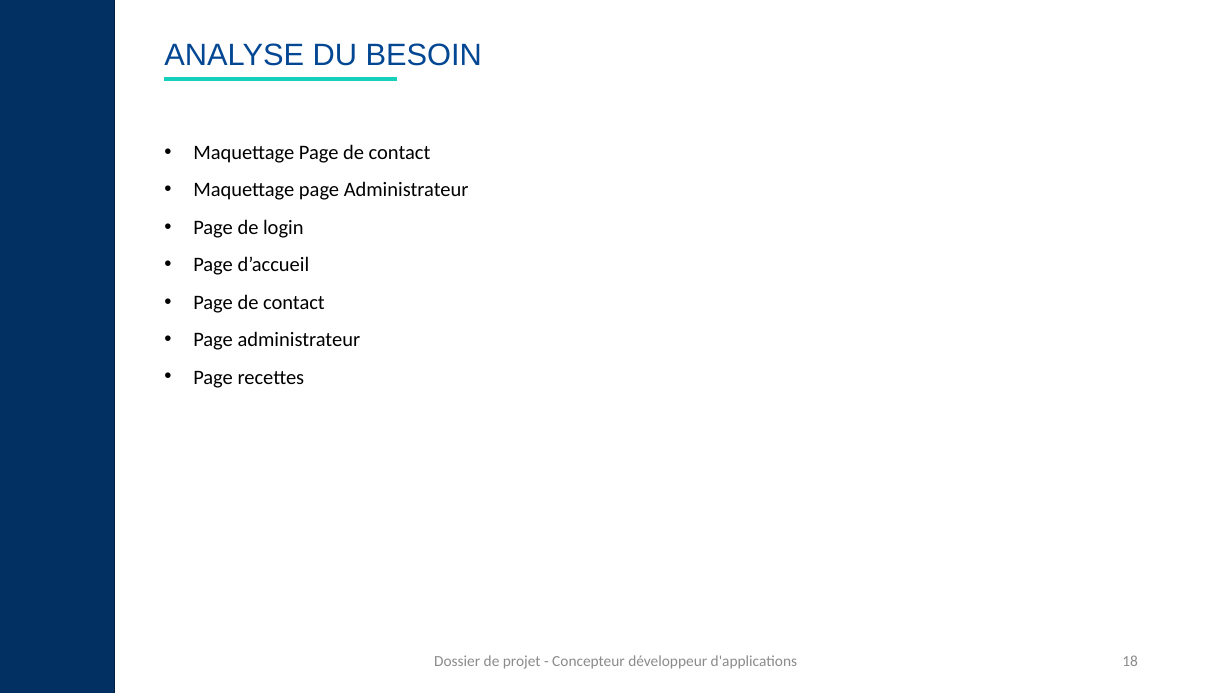
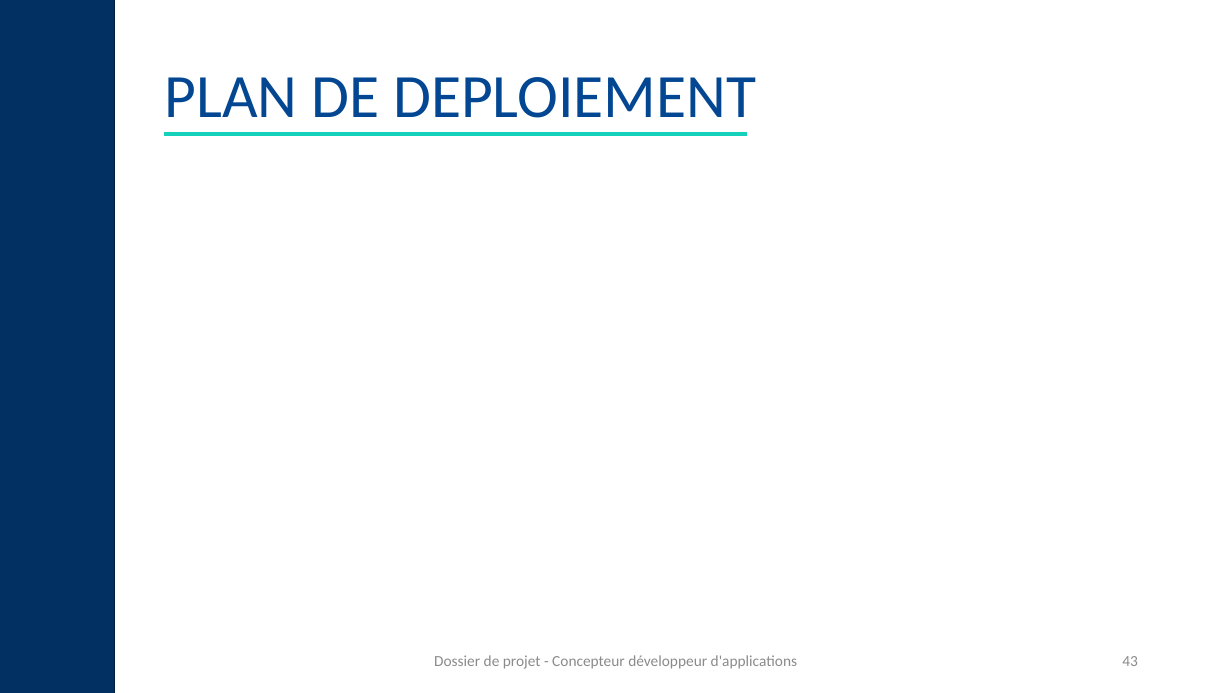
Before and after one commit to manelbenali06/BWM, a slide deck: slide 43 of back-end/docs/Réferentiels/Support-de-présentation-CDA-Modèle-à-compléter-nei8fp.pptx (slide 18 before the commit). Drawn at 1232x693 pixels with LibreOffice and Linux fonts; fonts in the diff are those of the drawing. Boxes give left, top, right and bottom in pixels: in the first picture for what was removed or moved away, otherwise in the second. Text is boxed around its words. In the diff, an @@ line names an element or a change of style, - is before the commit and + after.

```diff
--- a/back-end/docs/Réferentiels/Support-de-présentation-CDA-Modèle-à-compléter-nei8fp.pptx
+++ b/back-end/docs/Réferentiels/Support-de-présentation-CDA-Modèle-à-compléter-nei8fp.pptx
@@ title removed at box(164, 43, 482, 66) @@
-ANALYSE DU BESOIN
@@ title added at box(164, 77, 756, 118), 48 pt, text #034793 @@
+PLAN DE DEPLOIEMENT
@@ line removed from (165, 79) to (397, 79) @@
@@ line added from (165, 134) to (748, 134), #15D1BB 3 pt @@
@@ text removed at box(193, 144, 469, 388) @@
-• Maquettage Page de contact
-• Maquettage page Administrateur
-• Page de login
-• Page d’accueil
-• Page de contact
-• Page administrateur
-• Page recettes
@@ page number at box(1122, 656, 1138, 666): text changed @@
-18
+43
```
Also in this commit, not shown: 19 other slides changed, 22 slides added, 8 other files.
